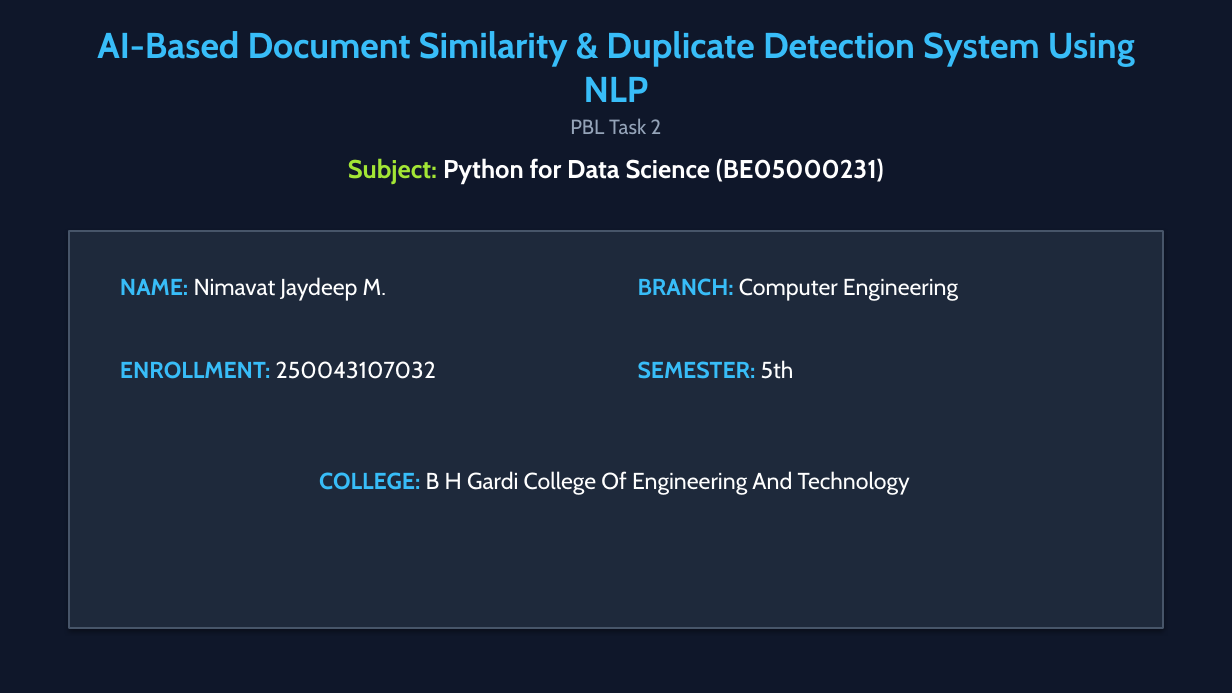
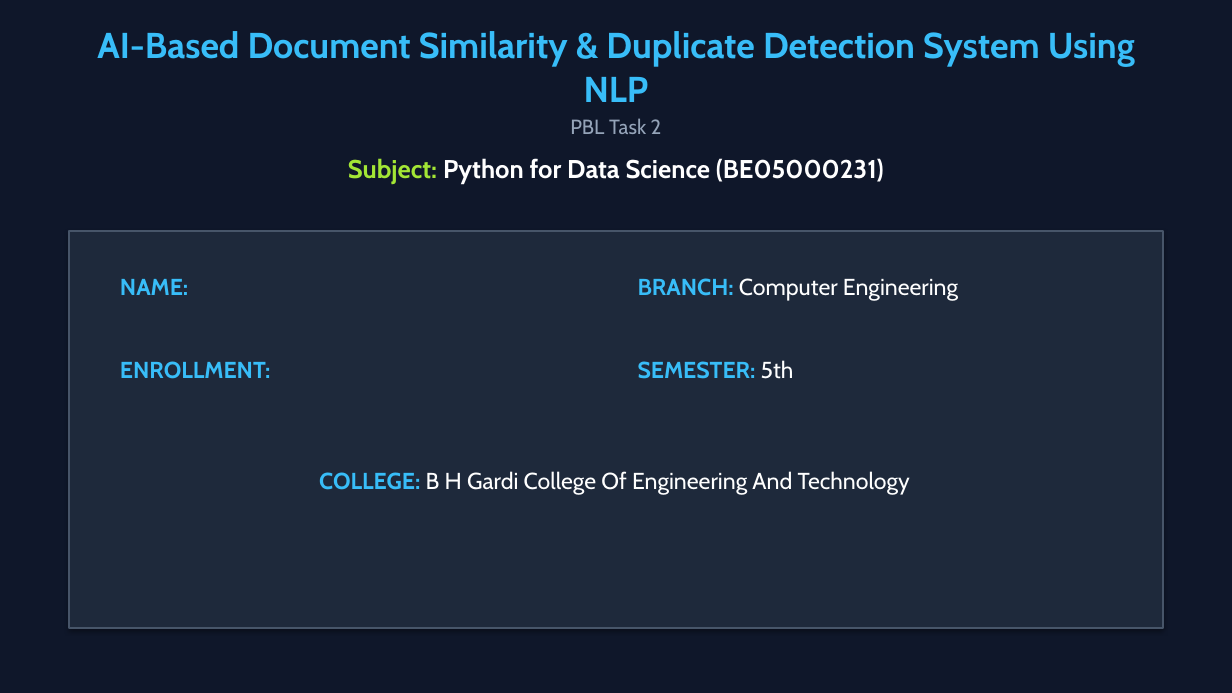
Before and after one commit to Jaydeep131/DocumentSimilarityDetector, a slide deck: slide 1 of AI_Document_OCR_Scanner_Similarity_Detector_PBL.pptx. Drawn at 1232x693 pixels with LibreOffice and Linux fonts; fonts in the diff are those of the drawing. Boxes give left, top, right and bottom in pixels: in the first picture for what was removed or moved away, otherwise in the second. Text is boxed around its words. In the diff, an @@ line names an element or a change of style, - is before the commit and + after.

Commit message:
Clear Name and Enrollment values to blank placeholders on slide 1

```diff
--- a/AI_Document_OCR_Scanner_Similarity_Detector_PBL.pptx
+++ b/AI_Document_OCR_Scanner_Similarity_Detector_PBL.pptx
@@ text at <box>120,279,188,295</box>: text changed; text colour #FFFFFF to #38BDF8; bold on @@
-NAME: Nimavat Jaydeep M.
+NAME:
@@ text at <box>120,361,270,379</box>: text changed; text colour #FFFFFF to #38BDF8; bold on @@
-ENROLLMENT: 250043107032
+ENROLLMENT:
```
Also in this commit, not shown: 2 other files.
